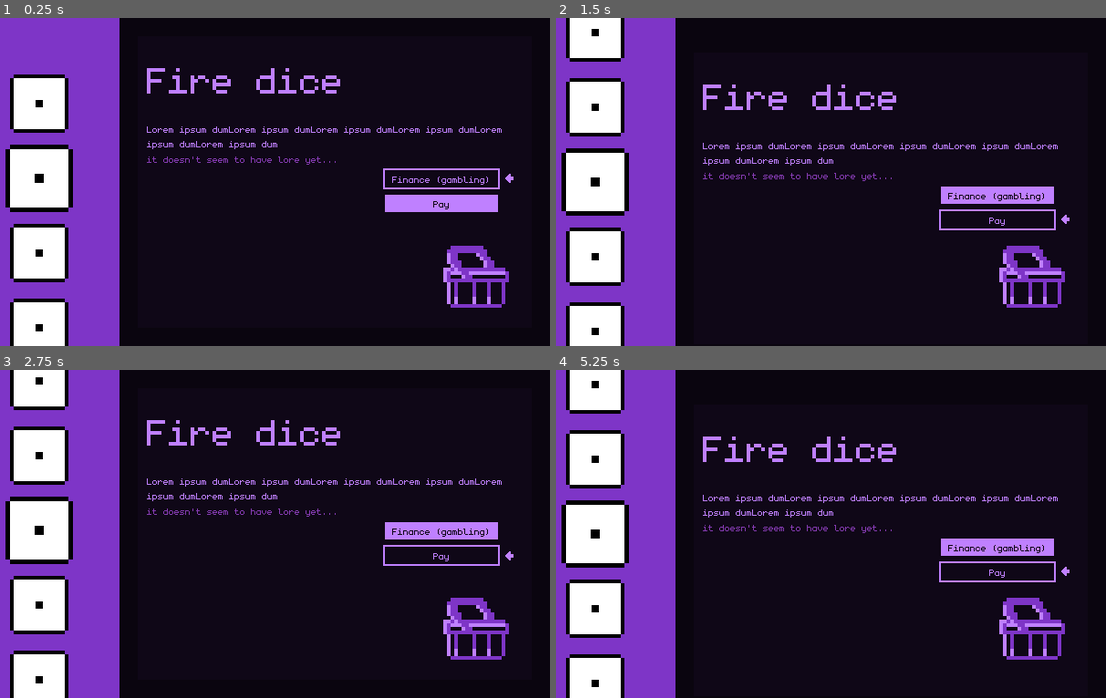
Above: before the commit, frames 1-4 (two rows, left to right).
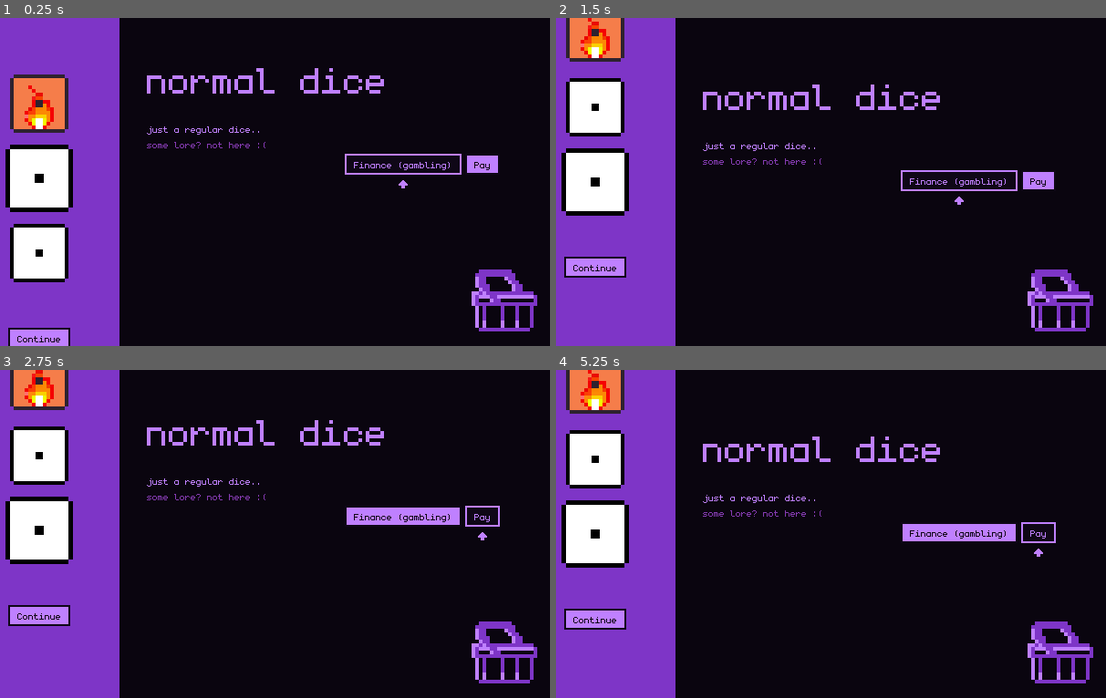
Above: after the commit, the same moments.

Repository: espcaa/chaotic-cubes
Game: Godot game, scene res://scenes/shop.tscn
Same seed, same stepped clock (60 frames per second), same inputs: the game is played once before the commit and once after it. This scene is started directly instead of the project's main scene. Sound files missing from this copy of the repository are replaced by a short silence.
Inputs:
- Up to frame 1 (0.25 s): no input
- Up to frame 2 (1.5 s): tap Enter (play) at 0.5, 0.8, 1.35 s; hold Right (ui_right) 0.53-1.28 s; tap Tab (draw) at 0.6 s; tap Space at 1.25 s; hold Down (down) from 1.28 s (still down)
- Up to frame 3 (2.75 s): tap Tab (draw) at 1.55, 2.1 s; tap Enter (play) at 2, 2.3 s; release Down (down) at 2.03 s; hold Right (ui_right) from 2.03 s (still down)
- Up to frame 4 (5.25 s): tap Space at 2.75, 4.25 s; release Right (ui_right) at 2.78 s; hold Up (ui_up) 2.78-3.53 s; tap Enter (play) at 2.85, 3.5, 3.8, 4.35 s; tap Tab (draw) at 3.05, 3.6, 4.55, 5.1 s; hold Left (ui_left) 3.53-5.03 s; hold Down (down) from 5.03 s (still down)

The runs differ from the first frame. In frame 1, 8.8% of the frame differs, in the area x 1-98%, y 15-100%; in frame 2, 9.7%; in frame 3, 10%, in the area x 1-98%, y 0-100%; in frame 4, 10%.

Commit message:
better shop!!

Diff:
--- a/scenes/custom_button.gd
+++ b/scenes/custom_button.gd
@@ -18,6 +18,8 @@
 @export var hover_color: ColorRole = ColorRole.CUSTOM  # Changed to use ColorRole
 @export var pressed_color: Color = Color(0.7, 0.7, 0.7)
 
+@export var horizontal: bool = false
+
 @export var font_size: int = 16
 @export var label_text: String = "Label"
 
@@ -34,13 +36,17 @@
 
 func _ready() -> void:
 	if hide_arrow:
-		$arrow.position = Vector2(-100000,100000)
+		$arrow.position = Vector2(-100000, 100000)
 	text = label_text
 	add_theme_font_size_override("font_size", font_size)
 	_update_styles()
 	await get_tree().process_frame
 	$arrow.position.x = self.size.x + 12
 	$arrow.position.y = self.size.y / 2
+
+	if horizontal:
+		$arrow.rotation_degrees = 90
+		$arrow.position = Vector2(self.size.x / 2, self.size.y + 12)
 
 
 func _process(_delta: float) -> void:
--- a/scenes/dice_fire.gd
+++ b/scenes/dice_fire.gd
@@ -1,4 +1,7 @@
 extends "res://scenes/dice.gd"
+
+var dice_complete_description = "this dice comes from your aunt's portative volcano. when played, it will burn all of the other dices in the queue."
+var dice_lore = "handle with care!"
 
 
 func roll():
--- /dev/null
+++ b/scenes/dice_info_shop.gd
@@ -0,0 +1,15 @@
+extends Control
+
+var price: int = 0
+var description: String
+var lore: String
+var dice_name: String
+var buttons_active: bool = false
+
+
+func _process(delta: float) -> void:
+	%DiceNameLabel.text = dice_name
+	%DiceDescLabel.text = description
+	%DiceLoreLabel.text = lore
+
+	%focus_container.active = buttons_active
--- a/scenes/dice_info_shop.tscn
+++ b/scenes/dice_info_shop.tscn
@@ -1,5 +1,6 @@
-[gd_scene load_steps=5 format=3 uid="uid://oy1byqrfs26e"]
+[gd_scene load_steps=6 format=3 uid="uid://oy1byqrfs26e"]
 
+[ext_resource type="Script" uid="uid://fi7ivwxmi1mr" path="res://scenes/dice_info_shop.gd" id="1_eohv8"]
 [ext_resource type="PackedScene" uid="uid://c4x5tkis316mh" path="res://scenes/colored_container.tscn" id="1_qf42e"]
 [ext_resource type="PackedScene" uid="uid://cbmn5tiw3fr6c" path="res://scenes/custom_label.tscn" id="2_y4m1l"]
 [ext_resource type="Script" uid="uid://bmx3ays57ef7r" path="res://scenes/focus_container.gd" id="3_ou0lp"]
@@ -12,6 +13,7 @@
 anchor_bottom = 1.0
 grow_horizontal = 2
 grow_vertical = 2
+script = ExtResource("1_eohv8")
 
 [node name="colored_container" parent="." instance=ExtResource("1_qf42e")]
 layout_mode = 1
@@ -31,7 +33,7 @@
 
 [node name="colored_container" parent="colored_container/MarginContainer" instance=ExtResource("1_qf42e")]
 layout_mode = 2
-color_role = 3
+color_role = 2
 
 [node name="MarginContainer" type="MarginContainer" parent="colored_container/MarginContainer/colored_container"]
 layout_mode = 2
@@ -42,6 +44,7 @@
 layout_mode = 2
 
 [node name="DiceNameLabel" parent="colored_container/MarginContainer/colored_container/MarginContainer/VBoxContainer" instance=ExtResource("2_y4m1l")]
+unique_name_in_owner = true
 layout_mode = 2
 size_flags_vertical = 0
 text = "THIS IS"
@@ -54,6 +57,7 @@
 theme_override_constants/margin_top = 20
 
 [node name="DiceDescLabel" parent="colored_container/MarginContainer/colored_container/MarginContainer/VBoxContainer/MarginContainer" instance=ExtResource("2_y4m1l")]
+unique_name_in_owner = true
 layout_mode = 2
 size_flags_vertical = 0
 autowrap_mode = 2
@@ -61,6 +65,7 @@
 label_text = "Lorem ipsum dumLorem ipsum dumLorem ipsum dumLorem ipsum dumLorem ipsum dumLorem ipsum dum"
 
 [node name="DiceLoreLabel" parent="colored_container/MarginContainer/colored_container/MarginContainer/VBoxContainer" instance=ExtResource("2_y4m1l")]
+unique_name_in_owner = true
 layout_mode = 2
 size_flags_vertical = 0
 text = "THIS IS ELON MUSK
@@ -81,15 +86,18 @@
 layout_mode = 2
 theme_override_constants/margin_right = 35
 
-[node name="VBoxContainer" type="VBoxContainer" parent="colored_container/MarginContainer/colored_container/MarginContainer/VBoxContainer/HBoxContainer/MarginContainer"]
+[node name="focus_container" type="HBoxContainer" parent="colored_container/MarginContainer/colored_container/MarginContainer/VBoxContainer/HBoxContainer/MarginContainer"]
+unique_name_in_owner = true
 layout_mode = 2
 script = ExtResource("3_ou0lp")
-active = false
+horizontal = true
 
-[node name="finance_button" parent="colored_container/MarginContainer/colored_container/MarginContainer/VBoxContainer/HBoxContainer/MarginContainer/VBoxContainer" instance=ExtResource("3_whrbq")]
+[node name="finance_button" parent="colored_container/MarginContainer/colored_container/MarginContainer/VBoxContainer/HBoxContainer/MarginContainer/focus_container" instance=ExtResource("3_whrbq")]
 layout_mode = 2
+horizontal = true
 label_text = "Finance (gambling)"
 
-[node name="pay_button" parent="colored_container/MarginContainer/colored_container/MarginContainer/VBoxContainer/HBoxContainer/MarginContainer/VBoxContainer" instance=ExtResource("3_whrbq")]
+[node name="pay_button" parent="colored_container/MarginContainer/colored_container/MarginContainer/VBoxContainer/HBoxContainer/MarginContainer/focus_container" instance=ExtResource("3_whrbq")]
 layout_mode = 2
+horizontal = true
 label_text = "Pay"
--- a/scenes/focus_container.gd
+++ b/scenes/focus_container.gd
@@ -1,10 +1,11 @@
-extends VBoxContainer
+extends Container
 
 var buttons: Array[Button] = []
 var focused_index: int = 0
 
 @export var active = true
 @export var inactive_when_paused: bool = false
+@export var horizontal: bool = false
 
 
 func _ready() -> void:
@@ -38,9 +39,13 @@
 
 
 func _input(event: InputEvent) -> void:
-	if event.is_action_pressed("ui_down"):
+	if event.is_action_pressed("ui_down") and active and horizontal == false:
 		_focus_next_button()
-	elif event.is_action_pressed("ui_up"):
+	elif event.is_action_pressed("ui_up") and active and horizontal == false:
+		_focus_previous_button()
+	elif event.is_action_pressed("ui_right") and active and horizontal == true:
+		_focus_next_button()
+	elif event.is_action_pressed("ui_left") and active and horizontal == true:
 		_focus_previous_button()
 	elif event.is_action_pressed("ui_accept") and buttons.size() > 0 and active:
 		buttons[focused_index].emit_signal("pressed")
--- a/scenes/shop.gd
+++ b/scenes/shop.gd
@@ -48,8 +48,27 @@
 			dict_dice_to_info_containers[i] = %continue_btn_info
 	redraw_dices(true)
 
+	await get_tree().process_frame
 
-func redraw_dices(initial := false):
+	# for each dice, get their dice_description and apply it to the shop info container
+	for i in shop_items:
+		var info = dict_dice_to_info_containers[i]
+		if i is Button == false:
+			info.dice_name = i.dice_name
+			# check if it has a .lore
+			if "dice_lore" in i:
+				info.lore = i.dice_lore
+			else:
+				info.lore = "some lore? not here :("
+			if "dice_complete_description" in i:
+				info.description = i.dice_complete_description
+			else:
+				info.description = i.dice_description
+
+	dict_dice_to_info_containers[selected_dice].buttons_active = true
+
+
+func redraw_dices(_initial := false):
 	for i in shop_items:
 		i.get_tree().create_tween().kill()
 		var info = dict_dice_to_info_containers[i]
@@ -109,18 +128,29 @@
 
 
 func _select_next_dice() -> void:
+	if selected_dice is Button == false:
+		dict_dice_to_info_containers[selected_dice].buttons_active = false
 	var current_index = shop_items.find(selected_dice)
 	var next_index = (current_index + 1) % shop_items.size()
 	selected_dice = shop_items[next_index]
+
+	if selected_dice is Button == false:
+		dict_dice_to_info_containers[selected_dice].buttons_active = true
 	_apply_button_states()
 	redraw_dices()
 
 
 func _select_previous_dice() -> void:
+	if selected_dice is Button == false:
+		dict_dice_to_info_containers[selected_dice].buttons_active = false
 	var current_index = shop_items.find(selected_dice)
 	var next_index = (current_index - 1 + shop_items.size()) % shop_items.size()
 	selected_dice = shop_items[next_index]
 	_apply_button_states()
+
+	if selected_dice is Button == false:
+		dict_dice_to_info_containers[selected_dice].buttons_active = true
+
 	redraw_dices()
 
 
--- a/scenes/shop.tscn
+++ b/scenes/shop.tscn
@@ -1,9 +1,10 @@
-[gd_scene load_steps=9 format=3 uid="uid://bueo6claqms35"]
+[gd_scene load_steps=10 format=3 uid="uid://bueo6claqms35"]
 
 [ext_resource type="Script" uid="uid://bvwi73v6a3wuu" path="res://scenes/shop.gd" id="1_1l46r"]
 [ext_resource type="PackedScene" uid="uid://c4x5tkis316mh" path="res://scenes/colored_container.tscn" id="1_lx5au"]
-[ext_resource type="PackedScene" uid="uid://bmqb4ae43griq" path="res://scenes/dice.tscn" id="2_xfvoa"]
 [ext_resource type="PackedScene" uid="uid://d26hs8spvqyjy" path="res://scenes/custom_button.tscn" id="4_032fp"]
+[ext_resource type="PackedScene" uid="uid://bdto7x5d0a4by" path="res://scenes/dice_normal.tscn" id="4_m4ofw"]
+[ext_resource type="PackedScene" uid="uid://d1pij81leeg4u" path="res://scenes/dice_fire.tscn" id="4_y6sft"]
 [ext_resource type="PackedScene" uid="uid://cbmn5tiw3fr6c" path="res://scenes/custom_label.tscn" id="5_8r1wq"]
 [ext_resource type="Texture2D" uid="uid://c6n0ja56tmbot" path="res://assets/shop.png" id="6_8r1wq"]
 [ext_resource type="Shader" uid="uid://hi56rfnncpf1" path="res://scenes/dice_machine.gdshader" id="6_ajxib"]
@@ -46,15 +47,11 @@
 unique_name_in_owner = true
 position = Vector2(80, 176)
 
-[node name="dice" parent="dices/dice_container" instance=ExtResource("2_xfvoa")]
+[node name="dice" parent="dices/dice_container" instance=ExtResource("4_y6sft")]
 
-[node name="dice2" parent="dices/dice_container" instance=ExtResource("2_xfvoa")]
+[node name="dice2" parent="dices/dice_container" instance=ExtResource("4_m4ofw")]
 
-[node name="dice3" parent="dices/dice_container" instance=ExtResource("2_xfvoa")]
-
-[node name="dice4" parent="dices/dice_container" instance=ExtResource("2_xfvoa")]
-
-[node name="dice5" parent="dices/dice_container" instance=ExtResource("2_xfvoa")]
+[node name="dice3" parent="dices/dice_container" instance=ExtResource("4_m4ofw")]
 
 [node name="temp" type="Control" parent="."]
 anchors_preset = 0
@@ -152,6 +149,6 @@
 material = SubResource("ShaderMaterial_y6sft")
 instance_shader_parameters/replace_color_to_primary = Color(0.984314, 0.419608, 0.113725, 1)
 instance_shader_parameters/replace_color_to_secondary = Color(0.909804, 0.227451, 0.227451, 1)
-position = Vector2(563, 284)
+position = Vector2(594, 310)
 scale = Vector2(4, 4)
 texture = ExtResource("6_8r1wq")
Not shown, added: scenes/dice_info_shop.gd.uid
